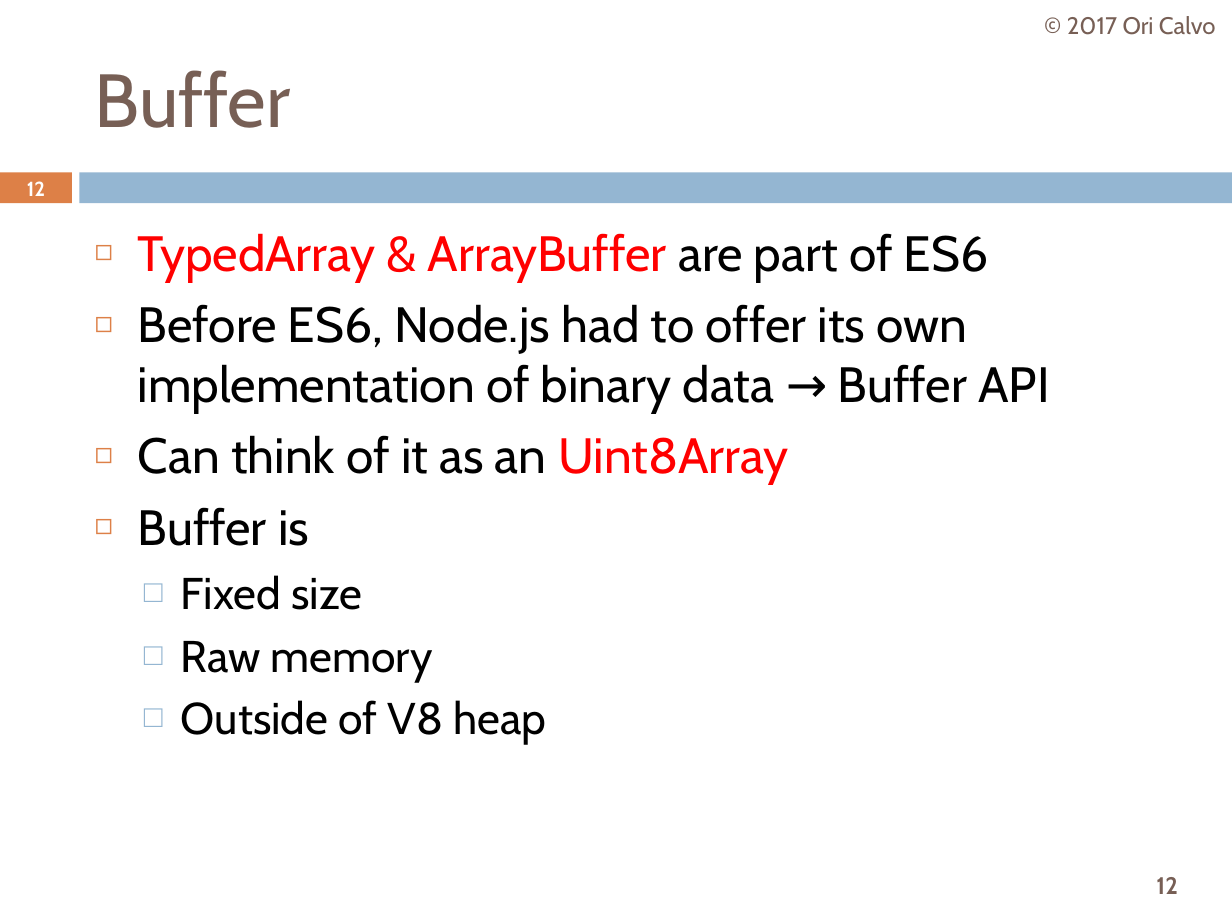
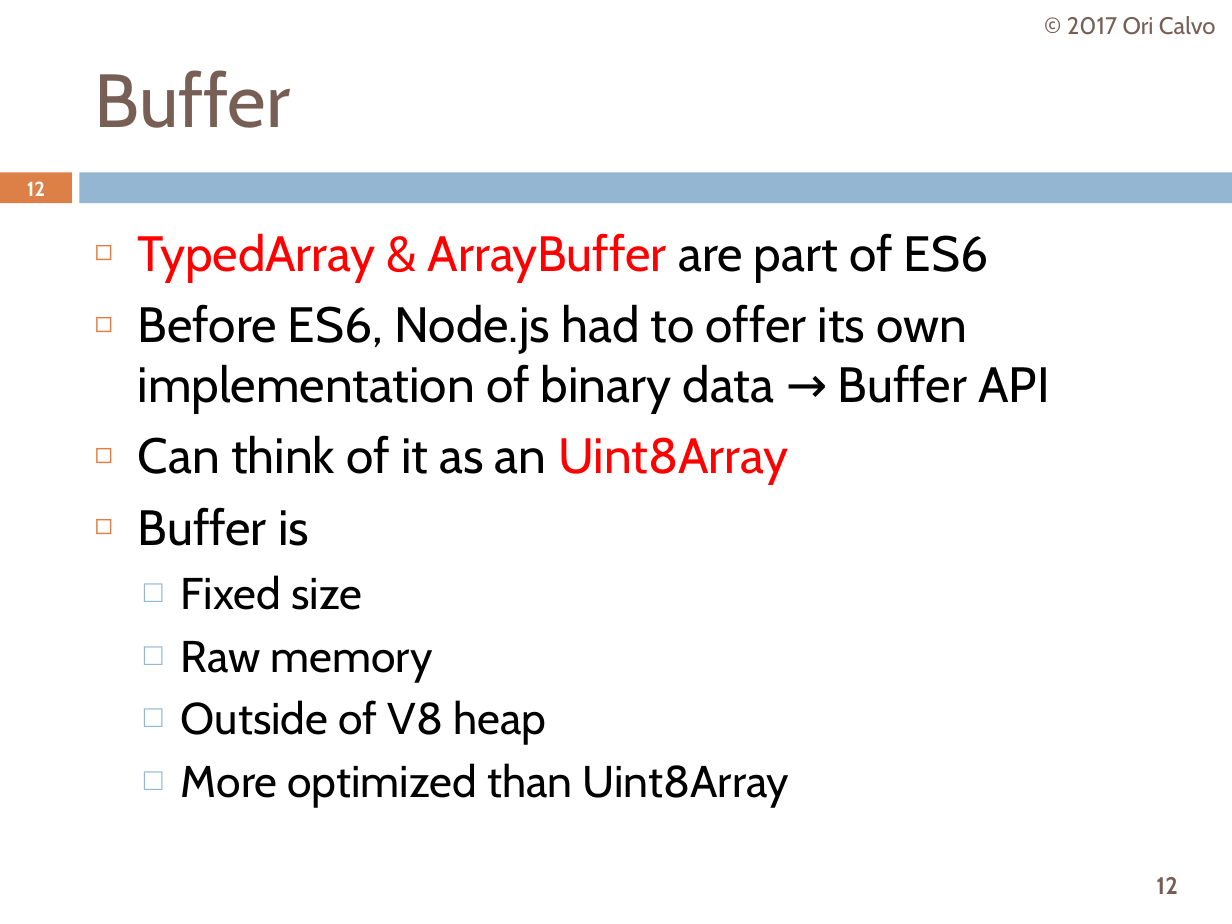
Before and after one commit to oricalvo/course-nodejs, a slide deck: slide 12 of PPTs/05 Core Modules.pptx. Drawn at 1232x924 pixels with LibreOffice and Linux fonts; fonts in the diff are those of the drawing. Boxes give left, top, right and bottom in pixels: in the first picture for what was removed or moved away, otherwise in the second. Text is boxed around its words. In the diff, an @@ line names an element or a change of style, - is before the commit and + after.

```diff
--- a/PPTs/05 Core Modules.pptx
+++ b/PPTs/05 Core Modules.pptx
@@ text at [181, 763, 789, 808]: paragraph added @@
+  □ More optimized than Uint8Array
```
Also in this commit, not shown: 5 other slides changed, 12 slides added, 15 other files.
